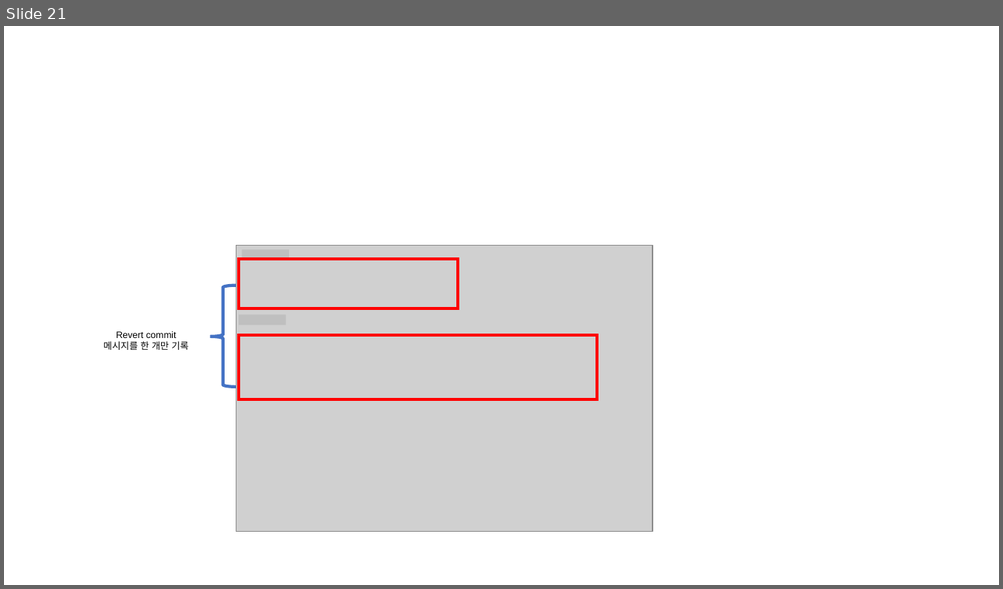
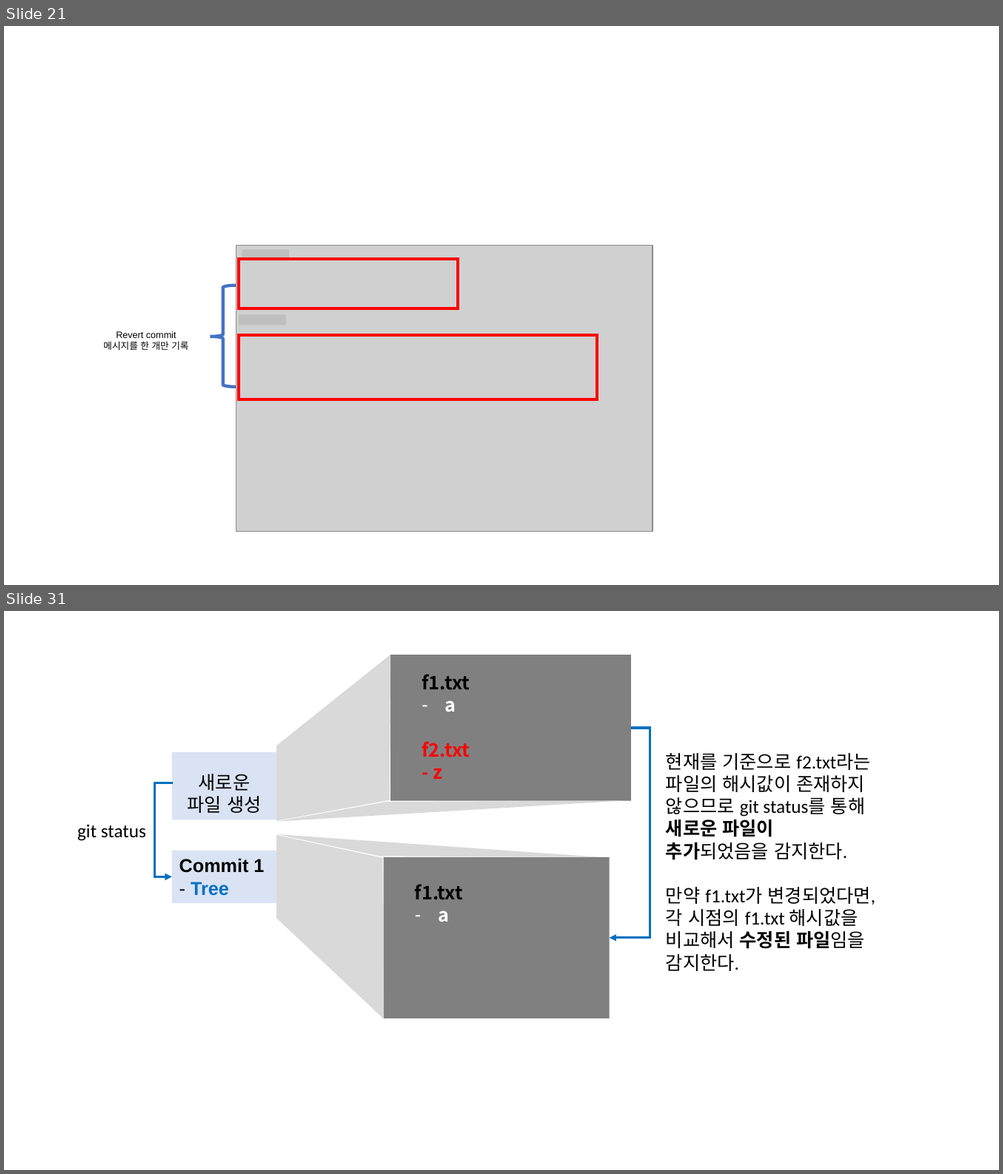
Before and after one commit to Han-Joon-Hyeok/TIL, a slide deck: Git/images/images.pptx. Shown one above the other, each under a label of ours: slide 21 before the commit, slides 21 and 31 after it; the slides between them are not shown. The pictures are 1003x589 and 1003x1174 pixels, drawn with LibreOffice and Linux fonts; fonts in the diff are those of the drawing; grey boxes stand for pictures. Boxes give left, top, right and bottom in pixels: in the first picture for what was removed or moved away, otherwise in the second. Text is boxed around its words. In the diff, an @@ line names an element or a change of style, - is before the commit and + after.

Commit message:
Docs : git의 원리 내용 정리 추가

```diff
--- a/Git/images/images.pptx
+++ b/Git/images/images.pptx
@@ slide 31 added at [4, 611, 999, 1170], background #FFFFFF @@
@@ freeform shape added at [276, 654, 621, 821], fill #D9D9D9 @@
@@ rectangle added at [390, 655, 631, 801], fill #808080 @@
@@ text added at [421, 674, 469, 779], 18 pt, text #FF0000, bold @@
+f1.txt
+– a
+f2.txt
+- z
@@ elbow arrow added from (631, 728) to (609, 938), #0070C0 2.25 pt @@
@@ rectangle added at [172, 752, 276, 820], fill #DAE3F3, 18 pt, text #000000 @@
+새로운 파일 생성
@@ text added at [666, 753, 875, 971], 18 pt, text #000000 @@
+현재를 기준으로 f2.txt라는 파일의 해시값이 존재하지 않으므로 git status를 통해 새로운 파일이 추가되었음을 감지한다.
+만약 f1.txt가 변경되었다면, 각 시점의 f1.txt 해시값을 비교해서 수정된 파일임을 감지한다.
@@ elbow arrow added from (173, 783) to (172, 877), #0070C0 2.25 pt @@
@@ text added at [77, 824, 146, 841], 18 pt, text #000000 @@
+git status
@@ rectangle added at [172, 851, 276, 903], fill #DAE3F3, 18 pt, text #000000, bold @@
+Commit 1
+- Tree
@@ freeform shape added at [276, 834, 600, 1020], fill #D9D9D9 @@
@@ rectangle added at [384, 857, 609, 1019], fill #808080 @@
@@ text added at [415, 884, 463, 922], 18 pt, text #000000, bold @@
+f1.txt
+– a
```
Also in this commit, not shown: 9 other slides added, 14 other files.
